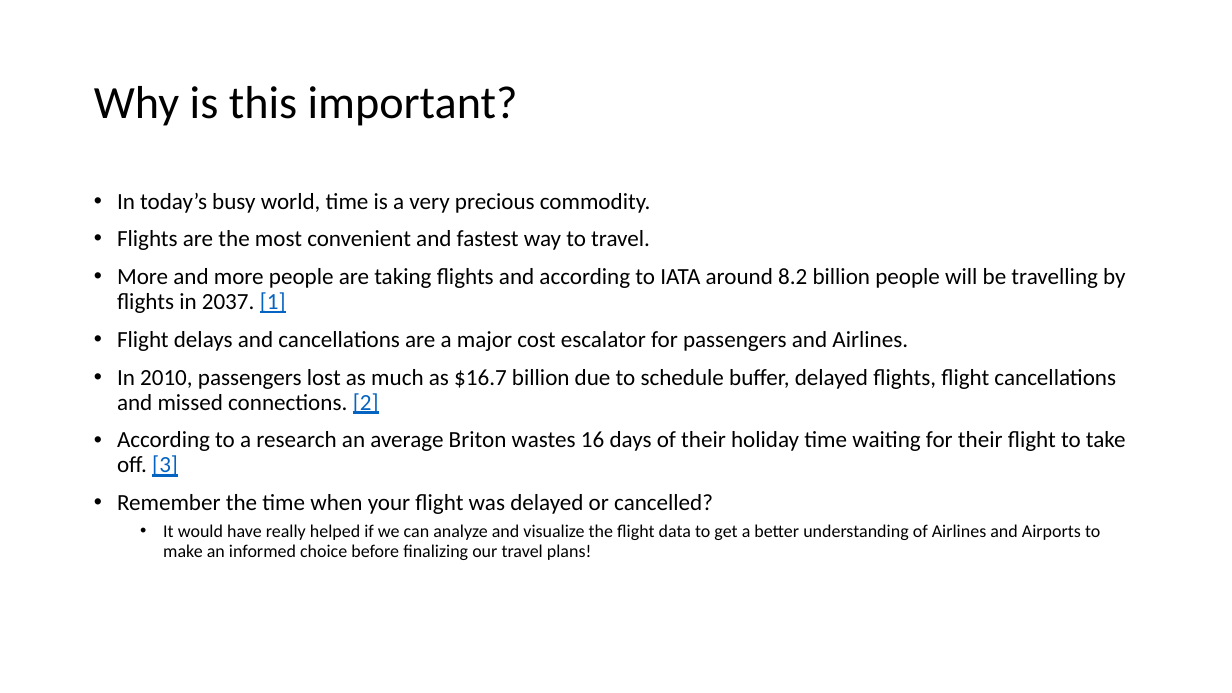
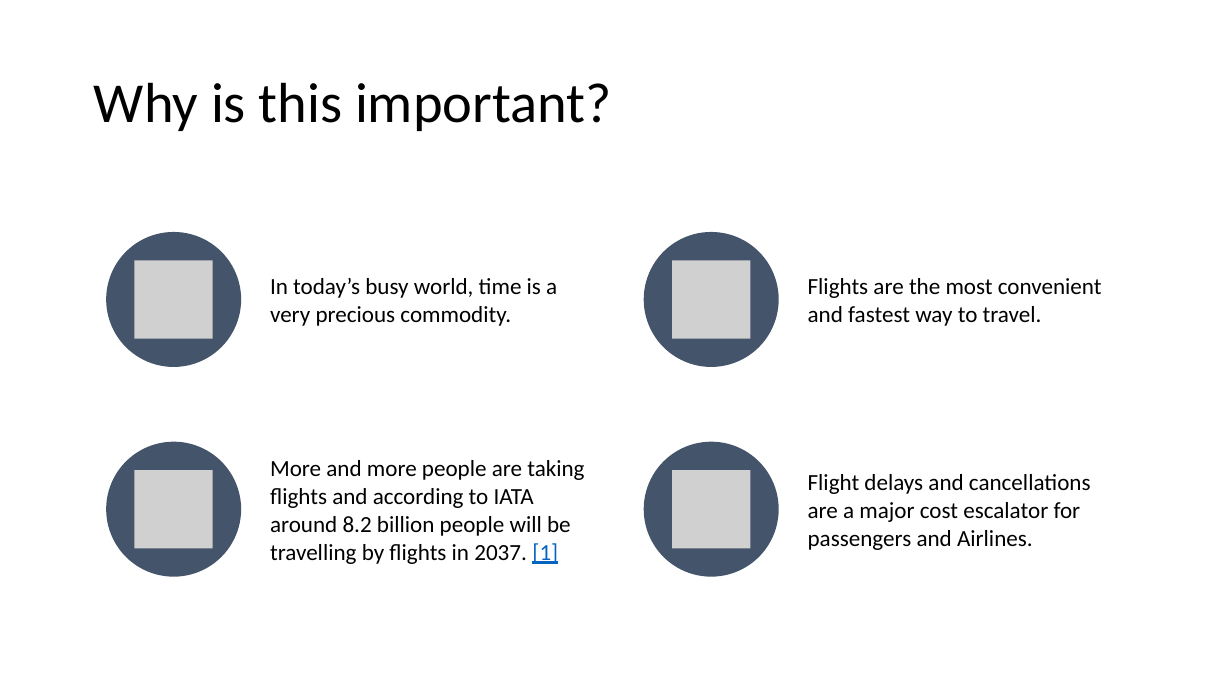
Before and after one commit to psiddam/awsSummer19Project, a slide deck: slide 2 of branch1/ProjectPresentation.pptx. Drawn at 1232x693 pixels with LibreOffice and Linux fonts; fonts in the diff are those of the drawing; grey boxes stand for pictures. Boxes give left, top, right and bottom in pixels: in the first picture for what was removed or moved away, otherwise in the second. Text is boxed around its words. In the diff, an @@ line names an element or a change of style, - is before the commit and + after.

```diff
--- a/branch1/ProjectPresentation.pptx
+++ b/branch1/ProjectPresentation.pptx
@@ title "Why is this important?" at box(94, 82, 611, 131): size 36 to 44 pt @@
@@ text removed at box(117, 193, 1126, 560) @@
-• In today’s busy world, time is a very precious commodity.
-• Flights are the most convenient and fastest way to travel.
-• More and more people are taking flights and according to IATA around 8.2 billion people will be travelling by flights in 2037. [1]
-• Flight delays and cancellations are a major cost escalator for passengers and Airlines.
-• In 2010, passengers lost as much as $16.7 billion due to schedule buffer, delayed flights, flight cancellations and missed connections. [2]
-• According to a research an average Briton wastes 16 days of their holiday time waiting for their flight to take off. [3]
-• Remember the time when your flight was delayed or cancelled?
-  • It would have really helped if we can analyze and visualize the flight data to get a better understanding of Airlines and Airports to make an informed choice before finalizing our travel plans!
@@ group added at box(106, 232, 1102, 577): 4 ellipses, 4 pictures, 4 texts @@
+In today’s busy world, time is a very precious commodity.
+Flights are the most convenient and fastest way to travel.
+More and more people are taking flights and according to IATA around 8.2 billion people will be travelling by flights in 2037. [1]
+Flight delays and cancellations are a major cost escalator for passengers and Airlines.
```
Also in this commit, not shown: 4 other slides changed, 13 slides added, 2 slides removed.
